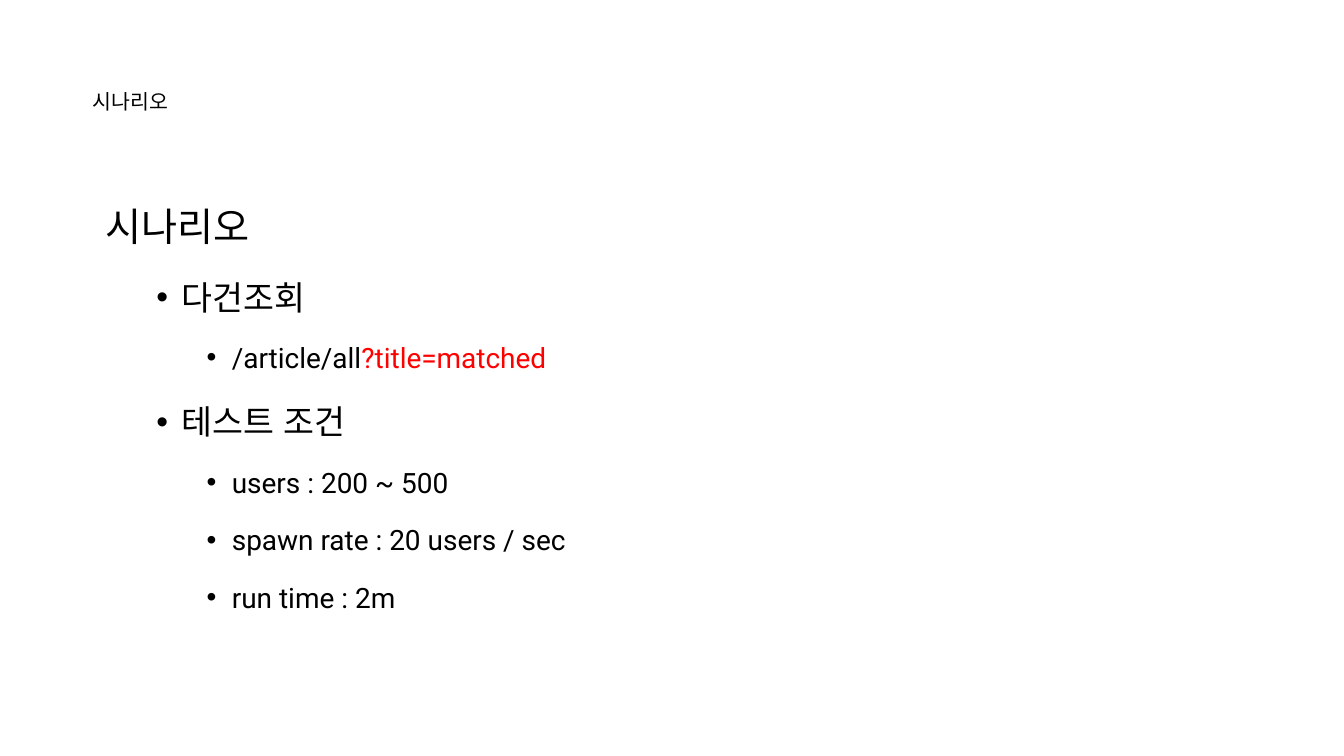
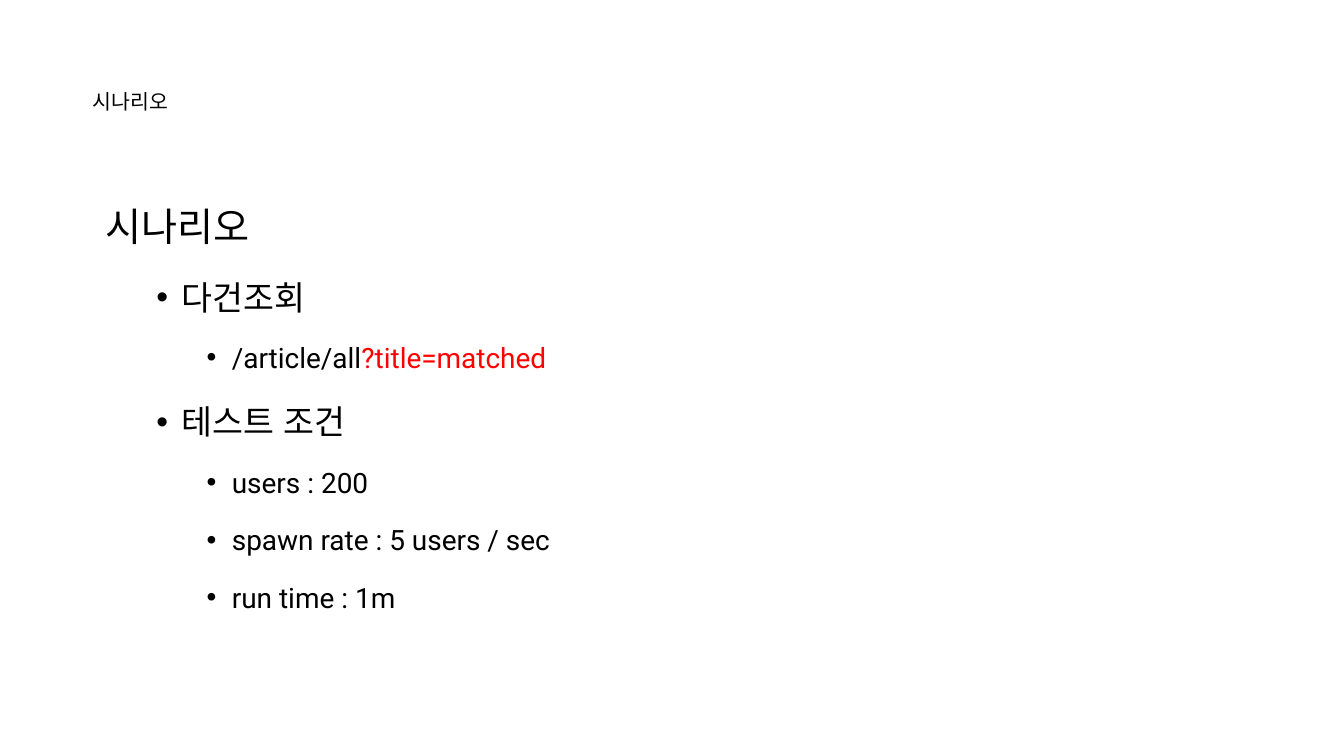
Before and after one commit to nayasis/fastcampus-hyper-webflux, a slide deck: slide 8 of 99.ppt/[Ch4-5. 비동기 서비스 부하 테스트.pptx. Drawn at 1344x756 pixels with LibreOffice and Linux fonts; fonts in the diff are those of the drawing; background and template pictures are left out. Boxes give left, top, right and bottom in pixels: in the first picture for what was removed or moved away, otherwise in the second. Text is boxed around its words. In the diff, an @@ line names an element or a change of style, - is before the commit and + after.

```diff
--- a/99.ppt/[Ch4-5. 비동기 서비스 부하 테스트.pptx
+++ b/99.ppt/[Ch4-5. 비동기 서비스 부하 테스트.pptx
@@ text at (232, 472, 550, 609): text changed @@
-    • users : 200 ~ 500
-    • spawn rate : 20 users / sec
-    • run time : 2m
+    • users : 200
+    • spawn rate : 5 users / sec
+    • run time : 1m
```
Also in this commit, not shown: 10 other slides changed, 4 slides added, 1 slide removed, 1 other file.
